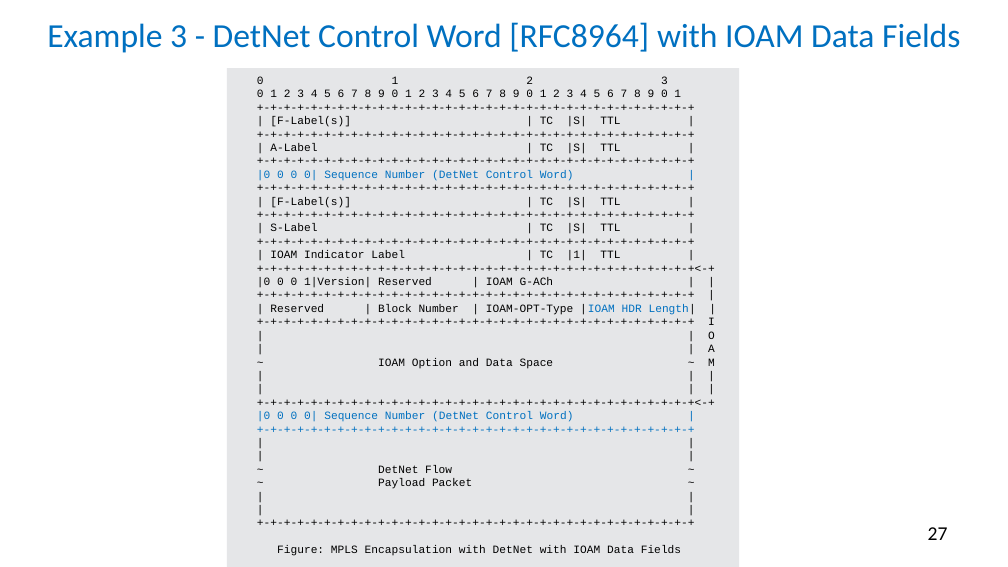
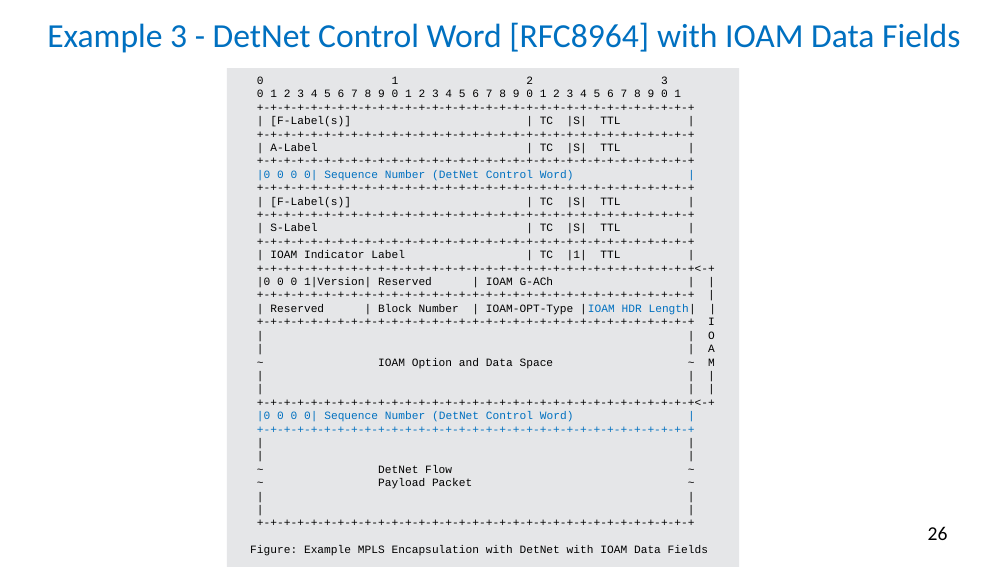
Before and after one commit to rakgandhi/ietf-slides, a slide deck: slide 26 of draft-gandhi-mpls-ioam-sr-05.pptx (slide 27 before the commit). Drawn at 1008x567 pixels with LibreOffice and Linux fonts; fonts in the diff are those of the drawing. Boxes give left, top, right and bottom in pixels: in the first picture for what was removed or moved away, otherwise in the second. Text is boxed around its words. In the diff, an @@ line names an element or a change of style, - is before the commit and + after.

```diff
--- a/draft-gandhi-mpls-ioam-sr-05.pptx
+++ b/draft-gandhi-mpls-ioam-sr-05.pptx
@@ page number at [928, 526, 948, 540]: text changed @@
-27
+26
@@ text in rectangle at [250, 546, 708, 556]: text changed @@
-Figure: MPLS Encapsulation with DetNet with IOAM Data Fields
+Figure: Example MPLS Encapsulation with DetNet with IOAM Data Fields
```
Also in this commit, not shown: 7 other slides changed, 1 slide removed, 1 other file.
